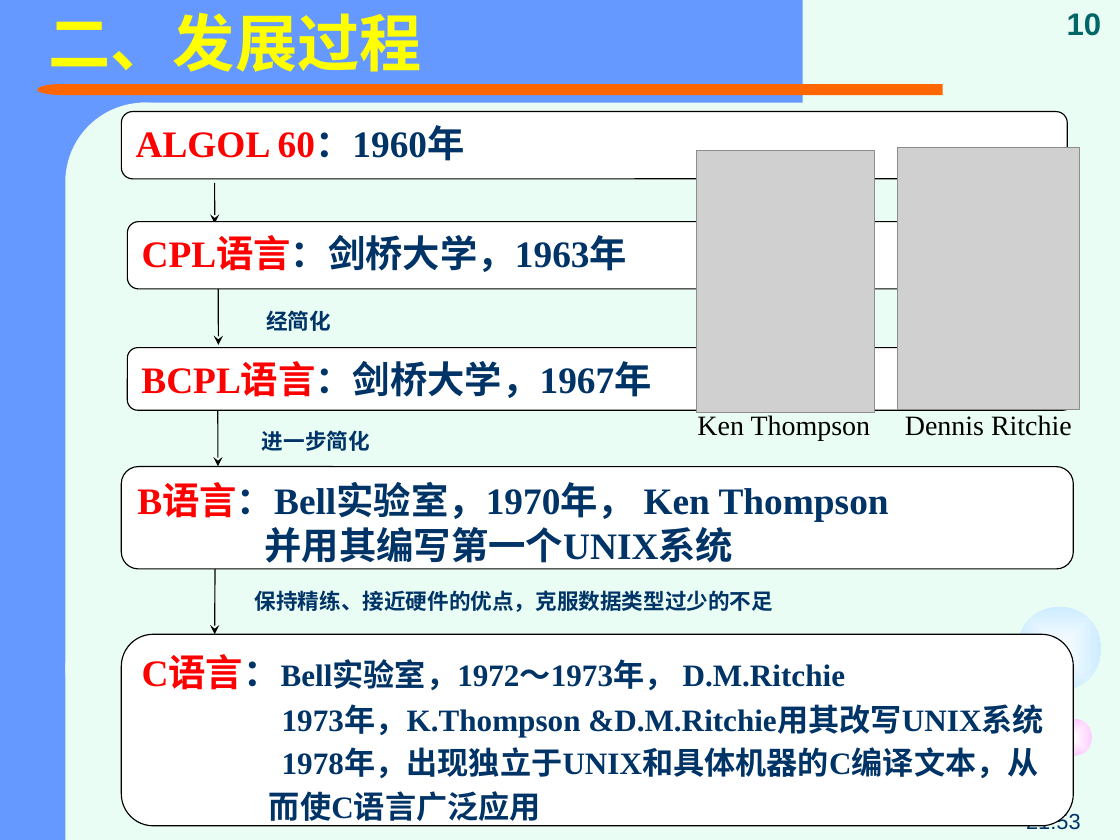
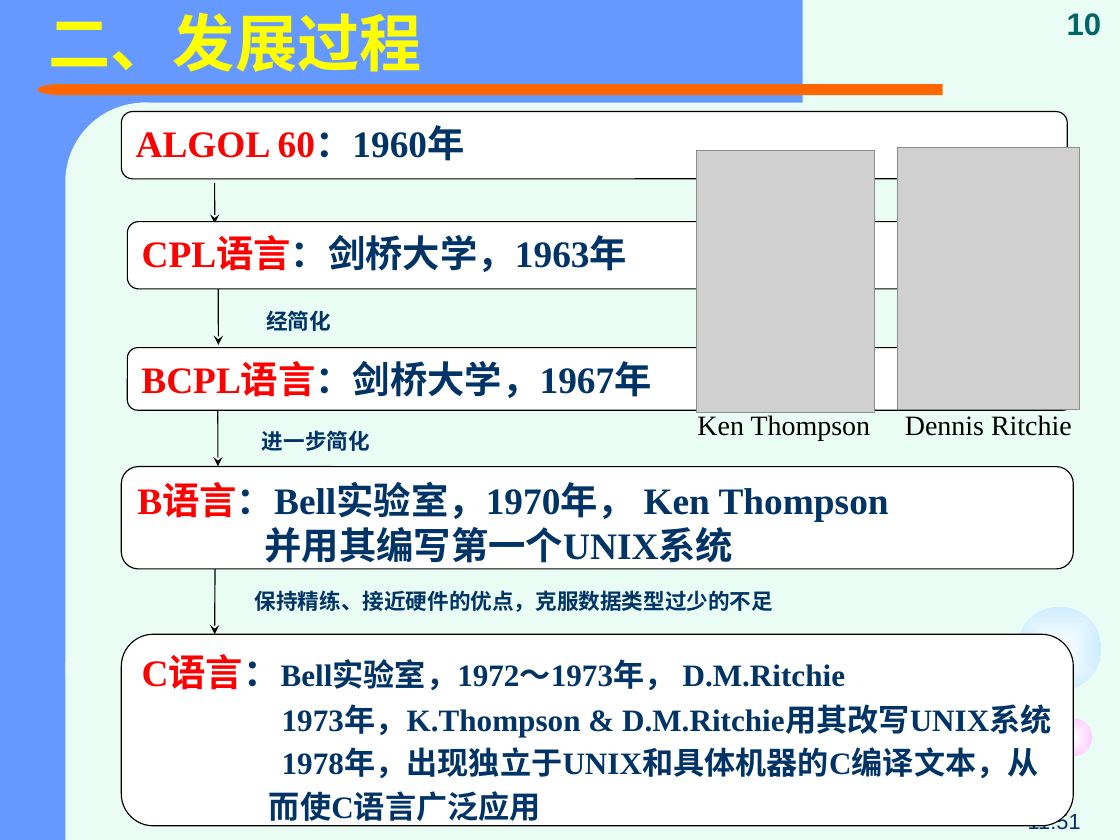
Before and after one commit to jtrfid/C-Repositories, a slide deck: slide 10 of 2016/C语言/课件/第1章 C语言基础.pptx. Drawn at 1120x840 pixels with LibreOffice and Linux fonts; fonts in the diff are those of the drawing; grey boxes stand for pictures. Boxes give left, top, right and bottom in pixels: in the first picture for what was removed or moved away, otherwise in the second. Text is boxed around its words. In the diff, an @@ line names an element or a change of style, - is before the commit and + after.

```diff
--- a/2016/C语言/课件/第1章 C语言基础.pptx
+++ b/2016/C语言/课件/第1章 C语言基础.pptx
@@ text in rounded rectangle at <box>282,707,1052,737</box>: spaces changed @@
-1973年，K.Thompson &D.M.Ritchie用其改写UNIX系统
+1973年，K.Thompson & D.M.Ritchie用其改写UNIX系统
@@ text at <box>1028,812,1081,830</box>: text changed @@
-21:53
+11:51
```
Also in this commit, not shown: 45 other slides changed, 1 other file.
